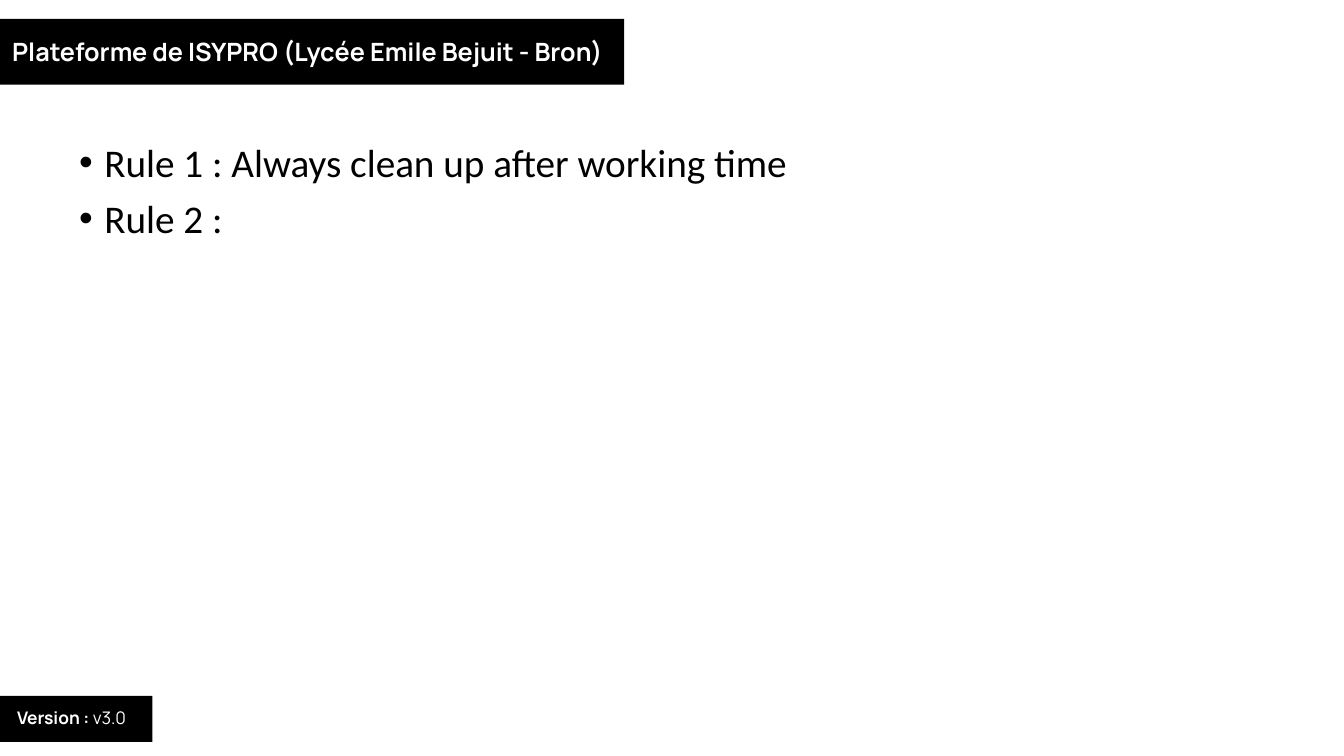
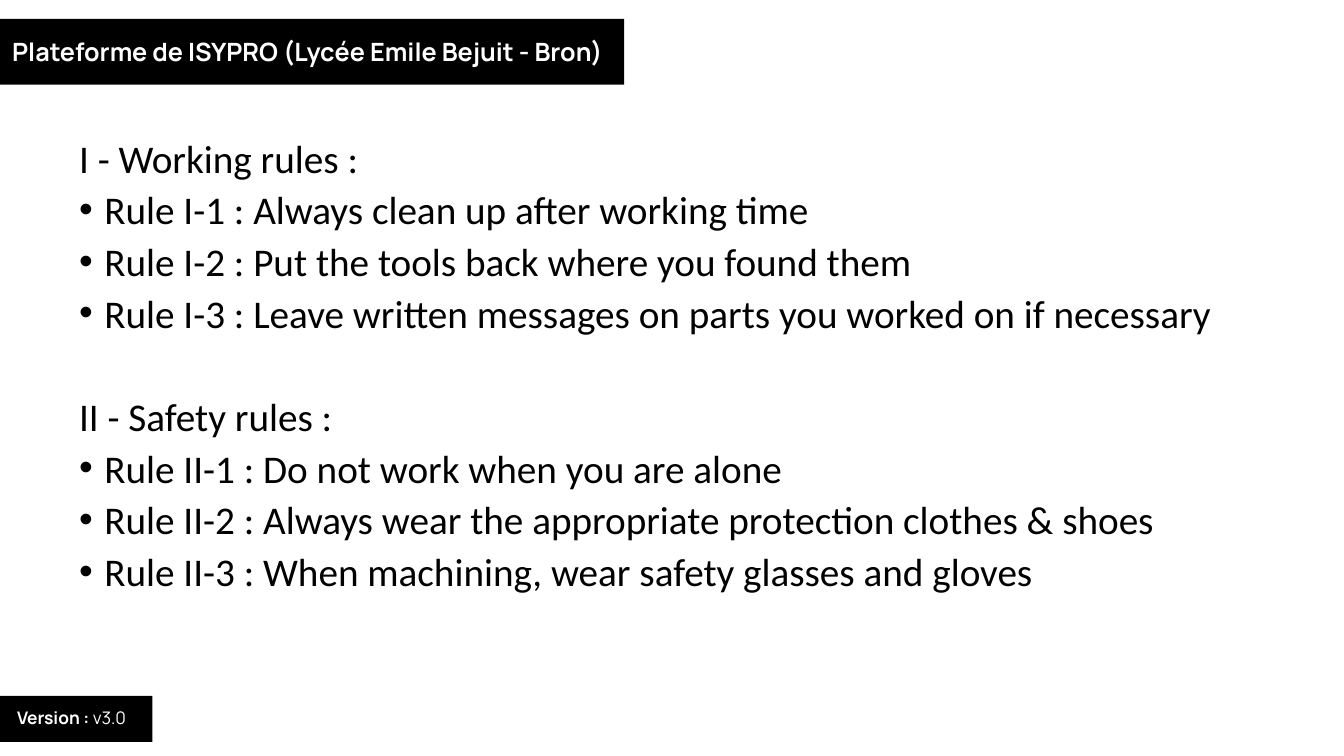
Before and after one commit to EOSCogniton/Intergen, a slide deck: slide 2 of 06_Plateforme_Bron/Plan_Rules.pptx. Drawn at 1344x756 pixels with LibreOffice and Linux fonts; fonts in the diff are those of the drawing. Boxes give left, top, right and bottom in pixels: in the first picture for what was removed or moved away, otherwise in the second. Text is boxed around its words. In the diff, an @@ line names an element or a change of style, - is before the commit and + after.

Commit message:
WIP Bron

```diff
--- a/06_Plateforme_Bron/Plan_Rules.pptx
+++ b/06_Plateforme_Bron/Plan_Rules.pptx
@@ text at <box>79,145,1211,593</box>: text changed @@
-• Rule 1 : Always clean up after working time
-• Rule 2 :
+I - Working rules :
+• Rule I-1 : Always clean up after working time
+• Rule I-2 : Put the tools back where you found them
+• Rule I-3 : Leave written messages on parts you worked on if necessary
+II - Safety rules :
+• Rule II-1 : Do not work when you are alone
+• Rule II-2 : Always wear the appropriate protection clothes & shoes
+• Rule II-3 : When machining, wear safety glasses and gloves
```
